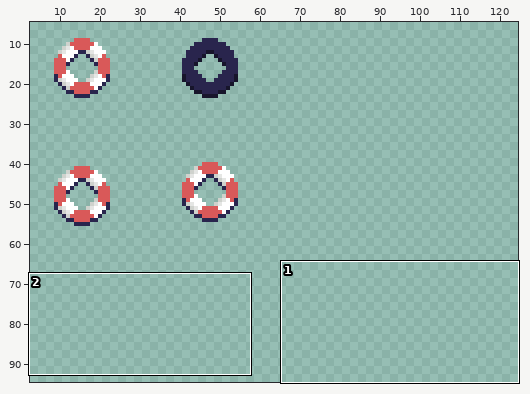
A sprite sheet gets an edit: Assets/Sprites/life.png. The first picture is a wide view before the edit; the outline marks the close-up.
Close-up. First the earlier version:
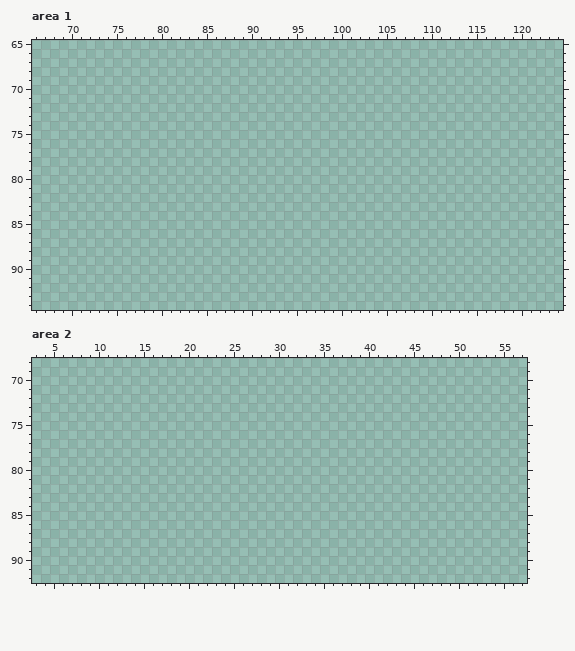
The file is 128x128 pixels. Shown: area 1: x 66..124, y 65..94; area 2: x 3..57, y 68..92. The wide view leaves out empty margins.
Now the later version:
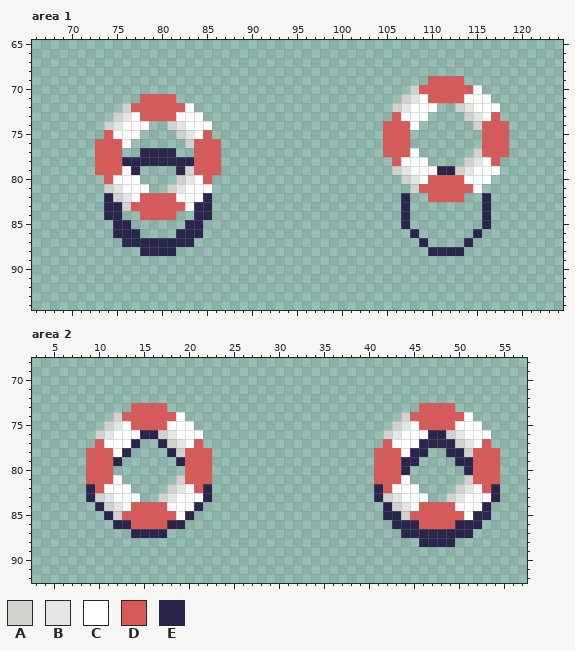
Palette (. is transparent): A #cfd2cd  B #e5e6e4  C #ffffff  D #d95959  E #29254d
Message: added rise animations to treasure and life
Changes in this commit:
Area 1:
y 69: x 110..113 .... -> DDDD
y 70: x 108..115 ........ -> ADDDDDDC
y 71: x 78..81 .... -> DDDD; x 107..116 .......... -> ABCDDDDCCC
y 72: x 76..83 ........ -> ADDDDDDC; x 106..110 ..... -> ABCCC; x 113..117 ..... -> ABCCC
y 73: x 75..84 .......... -> ABCDDDDCCC; x 106..109 .... -> DCCC; x 114..117 .... -> ABCD
y 74: x 74..78 ..... -> ABCCC; x 81..85 ..... -> ABCCC; x 105..108 .... -> DDDC; x 115..118 .... -> ADDD
y 75: x 74..77 .... -> DCCC; x 82..85 .... -> ABCD; x 105..107 ... -> DDD; x 116..118 ... -> DDD
y 76: x 73..76 .... -> DDDC; x 83..86 .... -> ADDD; x 105..107 ... -> DDD; x 116..118 ... -> DDD
y 77: x 73..75 ... -> DDD; x 78..81 .... -> EEEE; x 84..86 ... -> DDD; x 105..108 .... -> DDDC; x 115..118 .... -> ADDD
y 78: x 73..86 .............. -> DDDEEEEEEEEDDD; x 106..109 .... -> DCCC; x 114..117 .... -> ABCD
y 79: x 73..77 ..... -> DDDCE; x 82..86 ..... -> EADDD; x 106..117 ............ -> ABCCCEEABCCC
y 80: x 74..77 .... -> DCCC; x 82..85 .... -> ABCD; x 107..116 .......... -> ABCDDDDCCC
y 81: x 74..78 ..... -> ABCCC; x 81..85 ..... -> ABCCC; x 108..115 ........ -> ADDDDDDC
y 82: x 74..85 ............ -> EABCDDDDCCCE; x 107 . -> E; x 110..113 .... -> DDDD; x 116 . -> E
y 83: x 74..85 ............ -> EEADDDDDDCEE; x 107 . -> E; x 116 . -> E
y 84: x 74..75 .. -> EE; x 78..81 .... -> DDDD; x 84..85 .. -> EE; x 107 . -> E; x 116 . -> E
y 85: x 75..76 .. -> EE; x 83..84 .. -> EE; x 107 . -> E; x 116 . -> E
y 86: x 75..77 ... -> EEE; x 82..84 ... -> EEE; x 108 . -> E; x 115 . -> E
y 87: x 76..83 ........ -> EEEEEEEE; x 109 . -> E; x 114 . -> E
y 88: x 78..81 .... -> EEEE; x 110..113 .... -> EEEE
Area 2:
y 73: x 14..17 .... -> DDDD; x 46..49 .... -> DDDD
y 74: x 12..19 ........ -> ADDDDDDC; x 44..51 ........ -> ADDDDDDC
y 75: x 11..20 .......... -> ABCDDDDCCC; x 43..52 .......... -> ABCDDDDCCC
y 76: x 10..21 ............ -> ABCCCEEABCCC; x 42..53 ............ -> ABCCCEEABCCC
y 77: x 10..14 ..... -> DCCCE; x 17..21 ..... -> EABCD; x 42..53 ............ -> DCCCEEEEABCD
y 78: x 9..13 ..... -> DDDCE; x 18..22 ..... -> EADDD; x 41..46 ...... -> DDDCEE; x 49..54 ...... -> EEADDD
y 79: x 9..12 .... -> DDDE; x 19..22 .... -> EDDD; x 41..45 ..... -> DDDEE; x 50..54 ..... -> EEDDD
y 80: x 9..11 ... -> DDD; x 20..22 ... -> DDD; x 41..44 .... -> DDDE; x 51..54 .... -> EDDD
y 81: x 9..12 .... -> DDDC; x 19..22 .... -> ADDD; x 41..44 .... -> DDDC; x 51..54 .... -> ADDD
y 82: x 9..13 ..... -> EDCCC; x 18..22 ..... -> ABCDE; x 41..45 ..... -> EDCCC; x 50..54 ..... -> ABCDE
y 83: x 9..14 ...... -> EABCCC; x 17..22 ...... -> ABCCCE; x 41..46 ...... -> EABCCC; x 49..54 ...... -> ABCCCE
y 84: x 10..21 ............ -> EABCDDDDCCCE; x 42..53 ............ -> EABCDDDDCCCE
y 85: x 11..20 .......... -> EADDDDDDCE; x 42..53 ............ -> EEADDDDDDCEE
y 86: x 12..19 ........ -> EEDDDDEE; x 43..52 .......... -> EEEDDDDEEE
y 87: x 14..17 .... -> EEEE; x 44..51 ........ -> EEEEEEEE
y 88: x 46..49 .... -> EEEE
